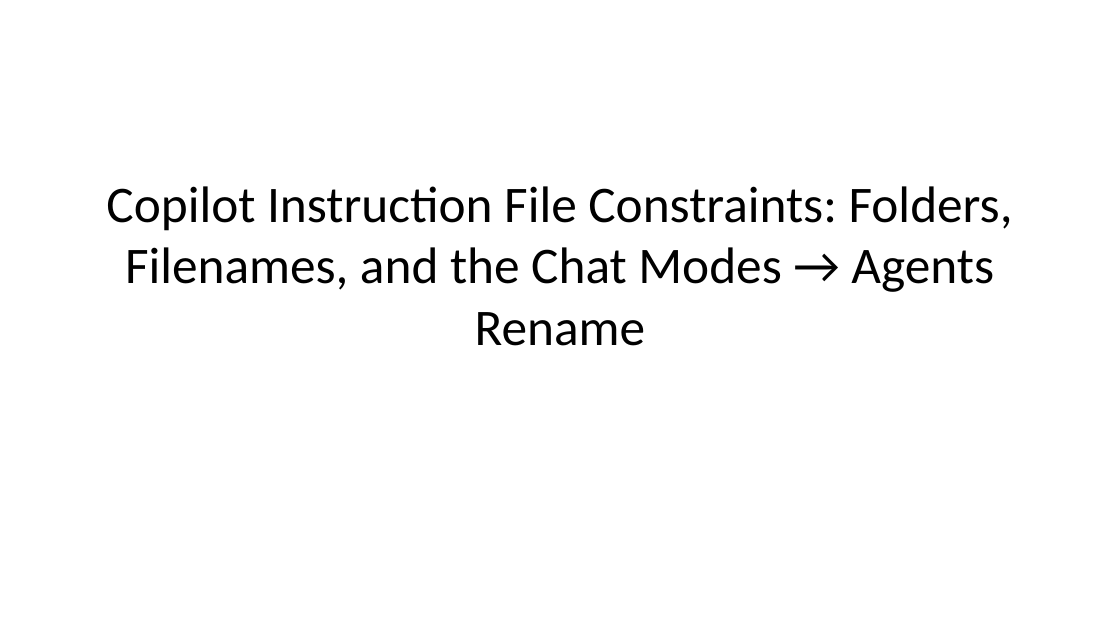
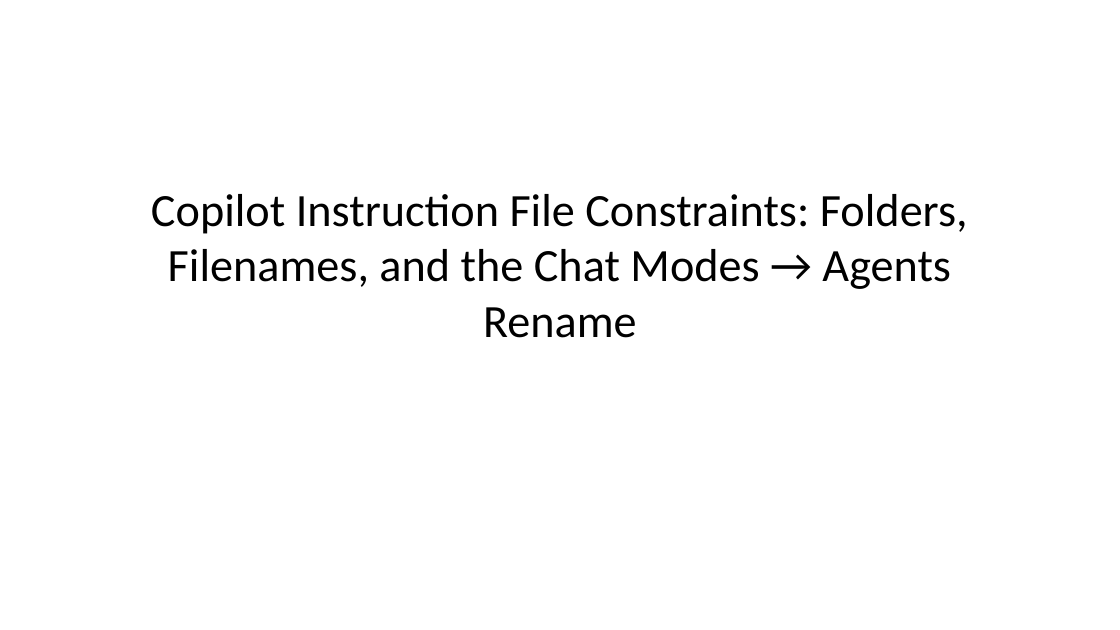
Before and after one commit to j0hnnymiller/AI-Assisted-Software-Development, a slide deck: slide 1 of Slides/individual-slides/chat-mode.pptx. Drawn at 1120x630 pixels with LibreOffice and Linux fonts; fonts in the diff are those of the drawing. Boxes give left, top, right and bottom in pixels: in the first picture for what was removed or moved away, otherwise in the second. Text is boxed around its words. In the diff, an @@ line names an element or a change of style, - is before the commit and + after.

```diff
--- a/Slides/individual-slides/chat-mode.pptx
+++ b/Slides/individual-slides/chat-mode.pptx
@@ title "Copilot Instruction File Constraints: Folders, ..." at [151, 194, 968, 338]: size 33 to 29.7 pt @@
```
Also in this commit, not shown: 2 other slides changed, 1 slide added, 32 other files.
